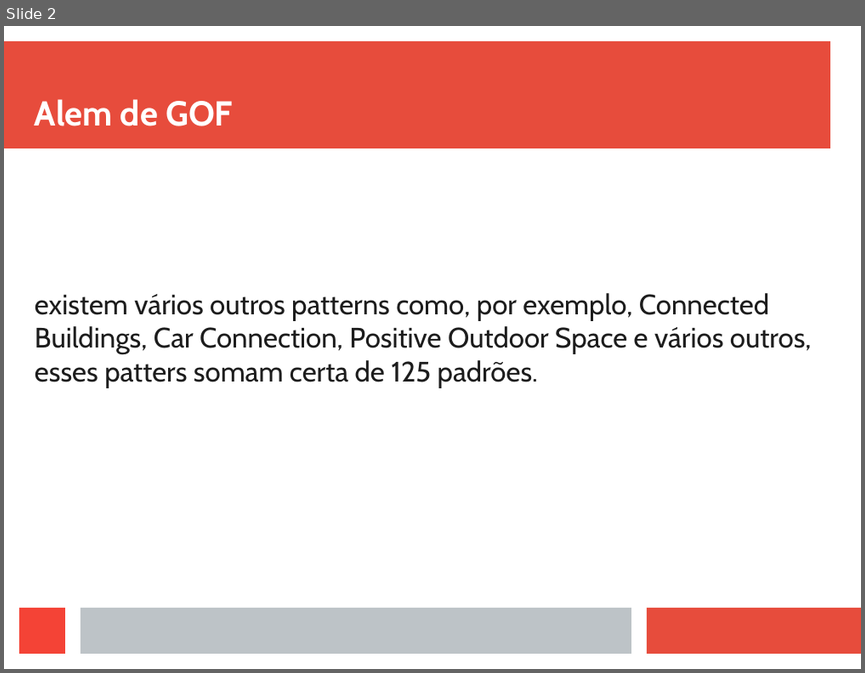
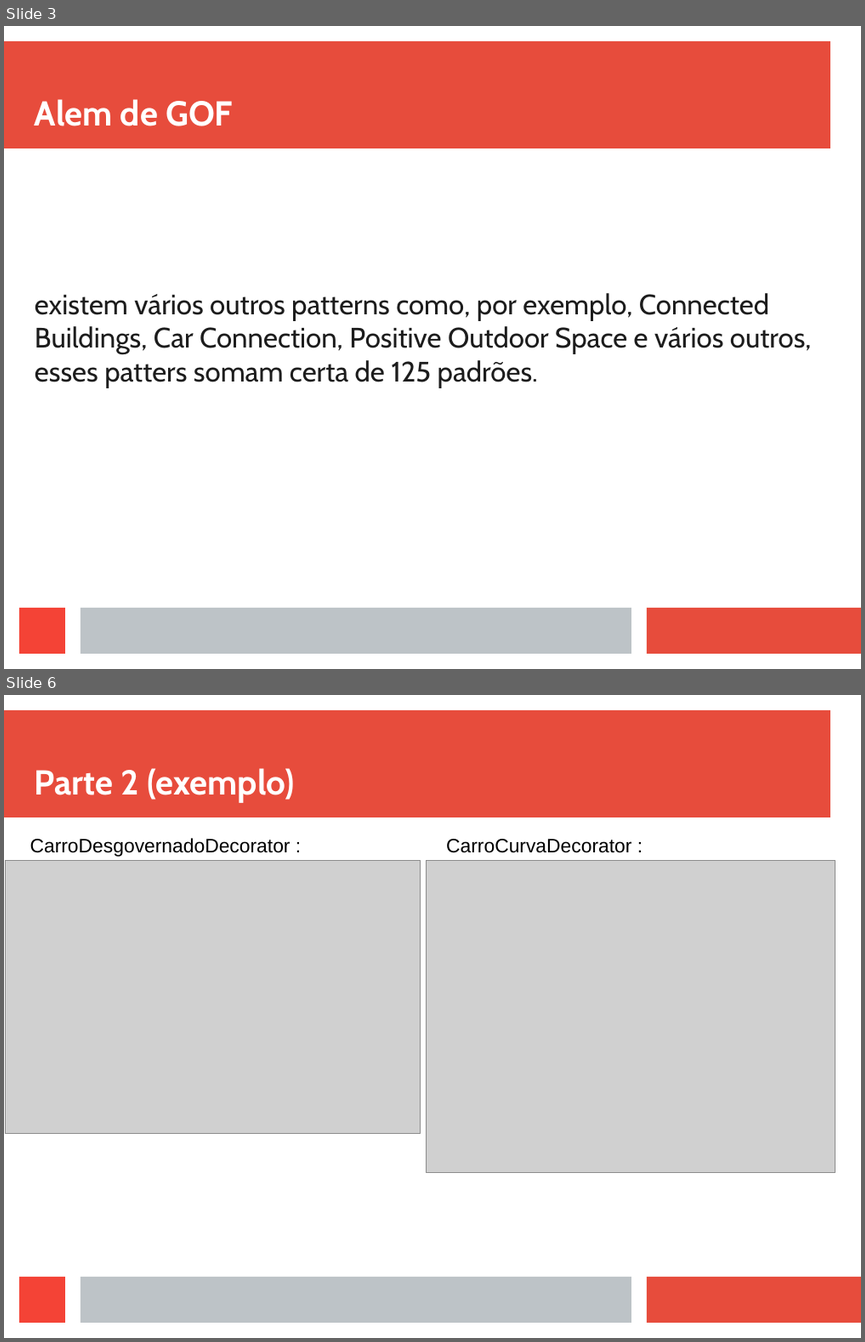
Before and after one commit to viniciusFortti/test, a slide deck: Apresentação/ApresentaçãoTerceiraSemana.odp. Shown one above the other, each under a label of ours: slide 2 before the commit, slides 3 and 6 after it; the slides between them are not shown. The pictures are 865x673 and 865x1342 pixels, drawn with LibreOffice and Linux fonts; fonts in the diff are those of the drawing; grey boxes stand for pictures. Boxes give left, top, right and bottom in pixels: in the first picture for what was removed or moved away, otherwise in the second. Text is boxed around its words. In the diff, an @@ line names an element or a change of style, - is before the commit and + after.

```diff
--- a/Apresentação/ApresentaçãoTerceiraSemana.odp
+++ b/Apresentação/ApresentaçãoTerceiraSemana.odp
@@ slide 6 added at box(4, 695, 861, 1338), background #FFFFFF; not listed: 4 template elements that a slide beside it also shows @@
@@ title added at box(35, 768, 295, 803), 32 pt, text #FFFFFF, bold @@
+Parte 2 (exemplo)
@@ text added at box(30, 838, 290, 857), 18 pt, text #000000 @@
+CarroDesgovernadoDecorator :
@@ text added at box(446, 839, 631, 853), 18 pt, text #000000 @@
+CarroCurvaDecorator :
@@ picture added at box(6, 861, 420, 1134) @@
@@ picture added at box(426, 861, 835, 1173) @@
@@ what was slide 2 is now slide 3 @@
```
Also in this commit, not shown: 2 slides changed, 3 other slides added, 16 other files.
